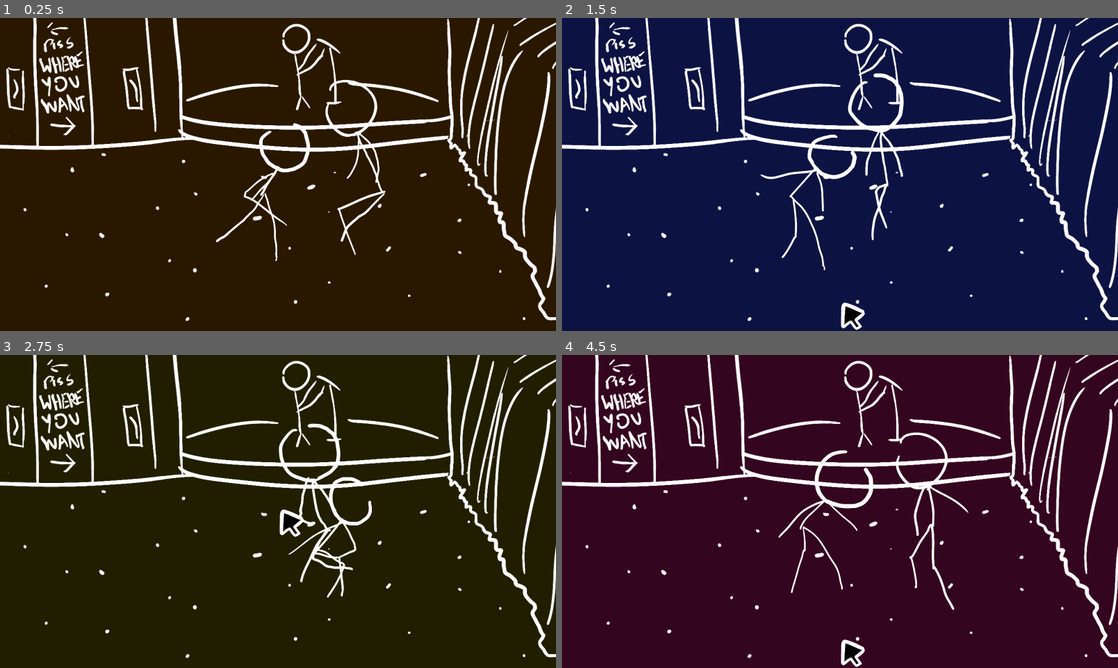
Above: before the commit, frames 1-4 (two rows, left to right).
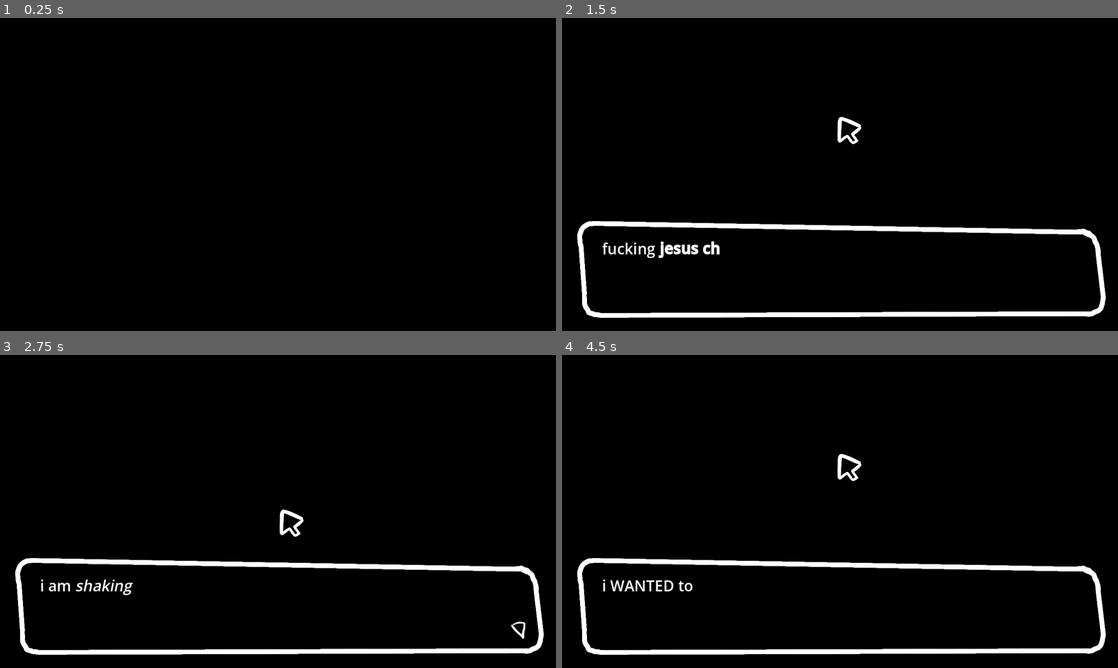
Above: after the commit, the same moments.

Repository: MarmadileManteater/Anxiety-Game
Game: Godot game, scene res://scenes/global/global.tscn
Two runs of this game, one before a commit and one after it. Both use one fixed random seed, a clock stepped at 60 frames per second and the inputs below.
Inputs (mouse positions are in pixels of both pictures, inside the frame that each line leads up to; where the layout moved, square brackets give the same spot in the first picture):
- Up to frame 1 (0.25 s): no input
- Up to frame 2 (1.5 s): click (840, 174) at 0.5 s; click (840, 118) [840, 302] at 1.25 s
- Up to frame 3 (2.75 s): click (278, 511) at 2 s
- Up to frame 4 (4.5 s): click (840, 455) [840, 639] at 2.75 s; click (840, 511) at 3.5 s; click (840, 455) [840, 639] at 4.25 s

The runs differ from the first frame. In frame 1, 100% of the frame differs, in the area x 0-100%, y 0-100%; in frame 2, 100%; in frame 3, 100%; in frame 4, 100%.

Commit message:
fix starting scene

Diff:
--- a/project/scenes/global/global.tscn
+++ b/project/scenes/global/global.tscn
@@ -125,6 +125,7 @@
 
 [node name="Node2D" type="Node2D" unique_id=1004355027]
 script = ExtResource("1_pt2l8")
+start_screen = "outside"
 
 [node name="Button" type="Button" parent="." unique_id=973187671]
 offset_right = 1372.0
